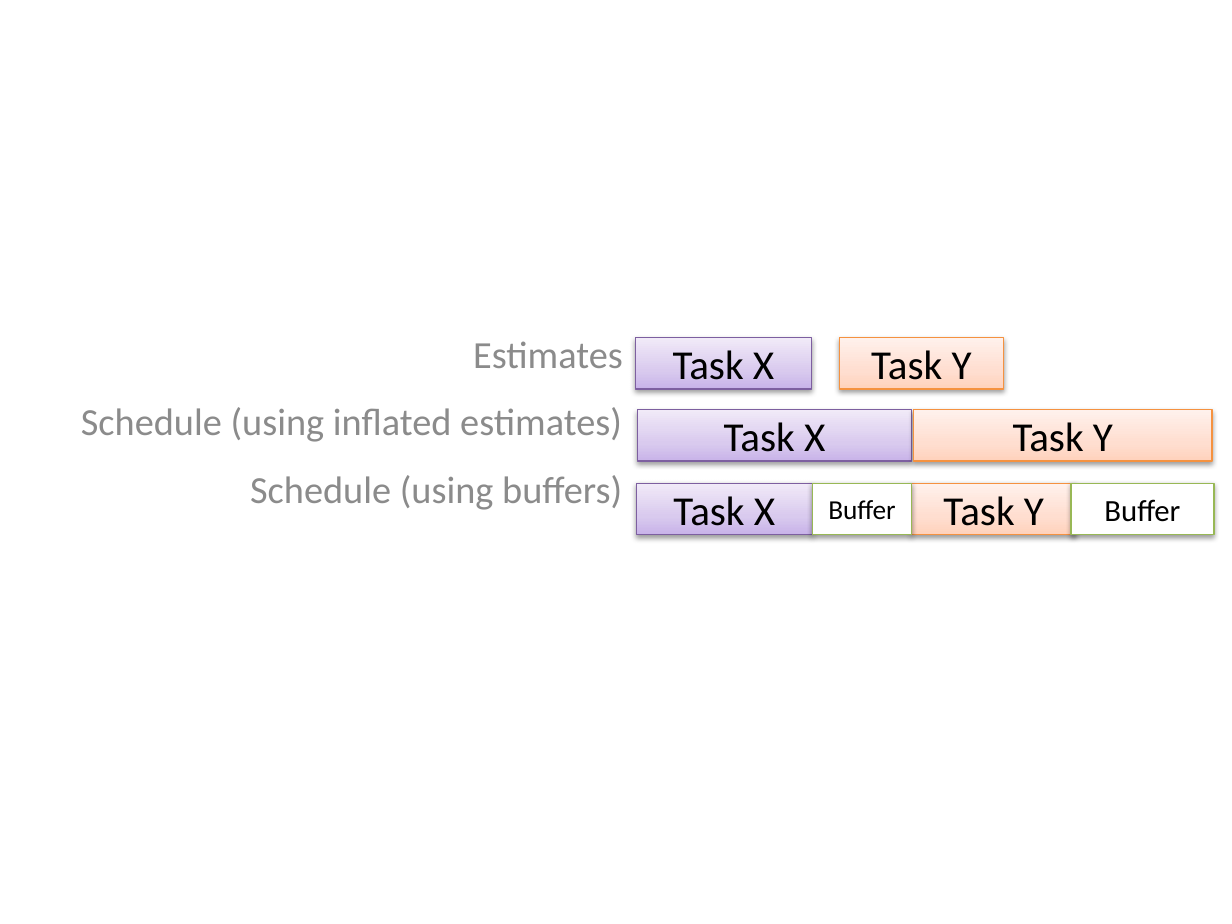
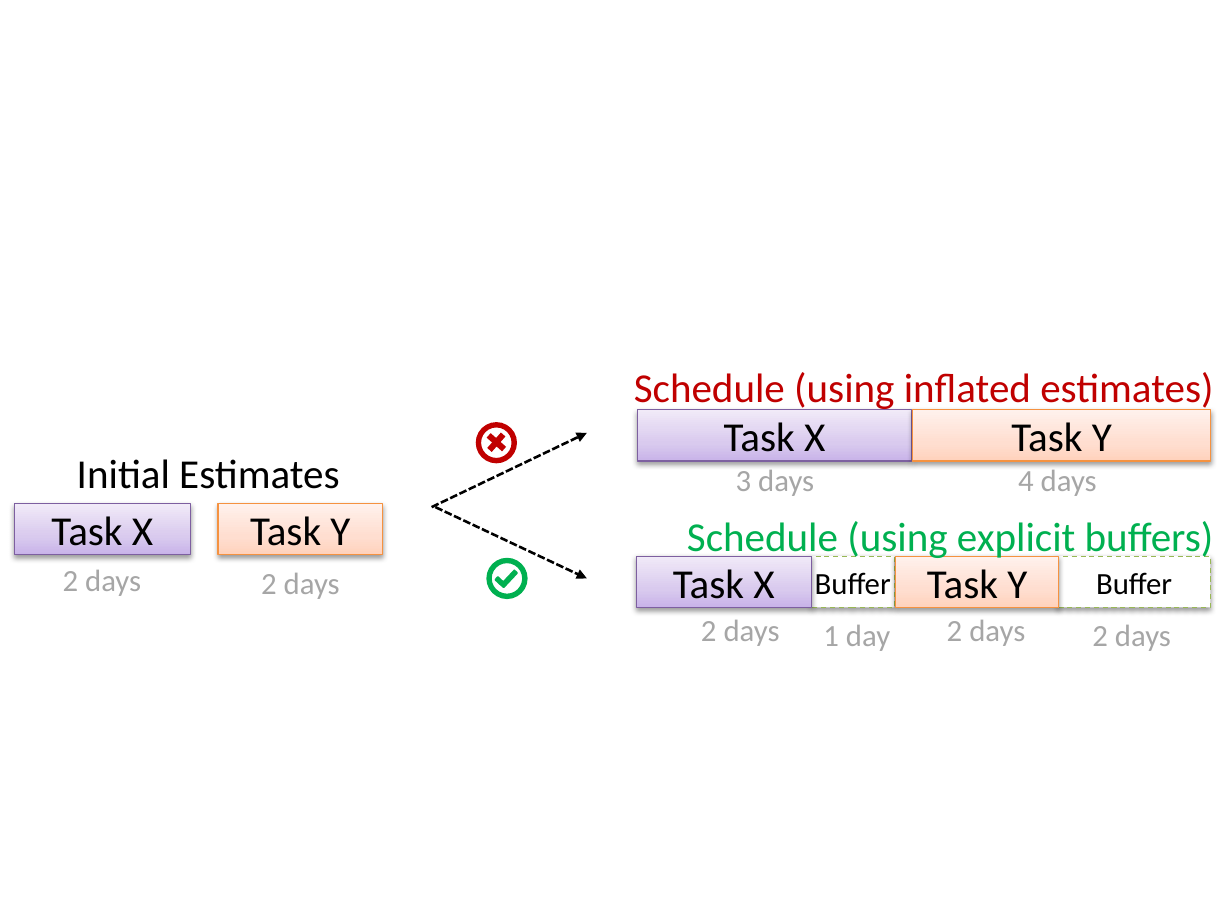
Before and after one commit to nus-te3201/website, a slide deck: slide 1 of book/diagrams/projectPlanning/buffers/schedule.pptx. Drawn at 1232x924 pixels with LibreOffice and Linux fonts; fonts in the diff are those of the drawing. Boxes give left, top, right and bottom in pixels: in the first picture for what was removed or moved away, otherwise in the second. Text is boxed around its words. In the diff, an @@ line names an element or a change of style, - is before the commit and + after.

```diff
--- a/book/diagrams/projectPlanning/buffers/schedule.pptx
+++ b/book/diagrams/projectPlanning/buffers/schedule.pptx
@@ text at [473, 341, 623, 368]: paragraph removed @@
-Estimates
@@ text "Schedule (using inflated estimates)": place and size @@
-text "Schedule (using inflated estimates)" at [81, 341, 623, 510]
+text "Schedule (using inflated estimates)" at [634, 372, 1213, 412]
@@ text "Schedule (using inflated estimates)" at [634, 372, 1213, 412]: size 22.4 to 24 pt, text colour #8C8C8C to #C00000; line spacing 1.3 to 1.5; less space between paragraphs @@
@@ arrow added from (431, 508) to (586, 432), #000000 1.5 pt dashed @@
@@ ellipse added at [476, 423, 517, 464], fill #FFFFFF @@
@@ donut added at [476, 423, 517, 464], fill #C00000 @@
@@ plus added at [482, 428, 512, 458], fill #C00000 @@
@@ text added at [77, 459, 339, 489], 24 pt, text #000000 @@
+Initial Estimates
@@ text at [250, 475, 622, 510]: paragraph removed @@
-Schedule (using buffers)
@@ text added at [736, 465, 814, 496], 18 pt, text #A6A6A6 @@
+3 days
@@ text added at [1018, 465, 1097, 496], 18 pt, text #A6A6A6 @@
+4 days
@@ rectangle "Task X": place and size @@
-rectangle "Task X" at [636, 338, 812, 389]
+rectangle "Task X" at [15, 504, 191, 556]
@@ rectangle "Task Y": place and size @@
-rectangle "Task Y" at [839, 338, 1003, 389]
+rectangle "Task Y" at [218, 504, 382, 556]
@@ arrow added from (435, 508) to (586, 578), #000000 1.5 pt dashed @@
@@ text added at [687, 521, 1214, 561], 24 pt, text #00B050 @@
+Schedule (using explicit buffers)
@@ ellipse added at [487, 558, 529, 600], fill #FFFFFF @@
@@ donut added at [487, 558, 529, 600], fill #00B050 @@
@@ freeform shape added at [495, 564, 519, 588], fill #00B050 @@
@@ rectangle "Task X": place and size @@
-rectangle "Task X" at [637, 483, 813, 535]
+rectangle "Task X" at [637, 556, 812, 607]
@@ rectangle "Buffer": place and size @@
-rectangle "Buffer" at [812, 483, 912, 535]
+rectangle "Buffer" at [812, 556, 894, 607]
@@ rectangle "Buffer" at [812, 556, 894, 607]: size 16 to 18 pt; outline #98B955 0.75 pt to #98B955 0.75 pt dashed @@
@@ rectangle "Task Y": place and size @@
-rectangle "Task Y" at [912, 483, 1076, 535]
+rectangle "Task Y" at [896, 556, 1060, 607]
@@ rectangle "Buffer": place and size @@
-rectangle "Buffer" at [1071, 483, 1214, 535]
+rectangle "Buffer" at [1058, 556, 1211, 607]
@@ rectangle "Buffer" at [1058, 556, 1211, 607]: outline #98B955 0.75 pt to #98B955 0.75 pt dashed @@
@@ text added at [63, 570, 141, 596], 18 pt, text #A6A6A6 @@
+2 days
@@ text added at [261, 573, 340, 599], 18 pt, text #A6A6A6 @@
+2 days
@@ text added at [701, 620, 780, 646], 18 pt, text #A6A6A6 @@
+2 days
@@ text added at [823, 625, 890, 651], 18 pt, text #A6A6A6 @@
+1 day
@@ text added at [947, 620, 1025, 646], 18 pt, text #A6A6A6 @@
+2 days
@@ text added at [1092, 625, 1171, 651], 18 pt, text #A6A6A6 @@
+2 days
```
Also in this commit, not shown: 46 other files.
